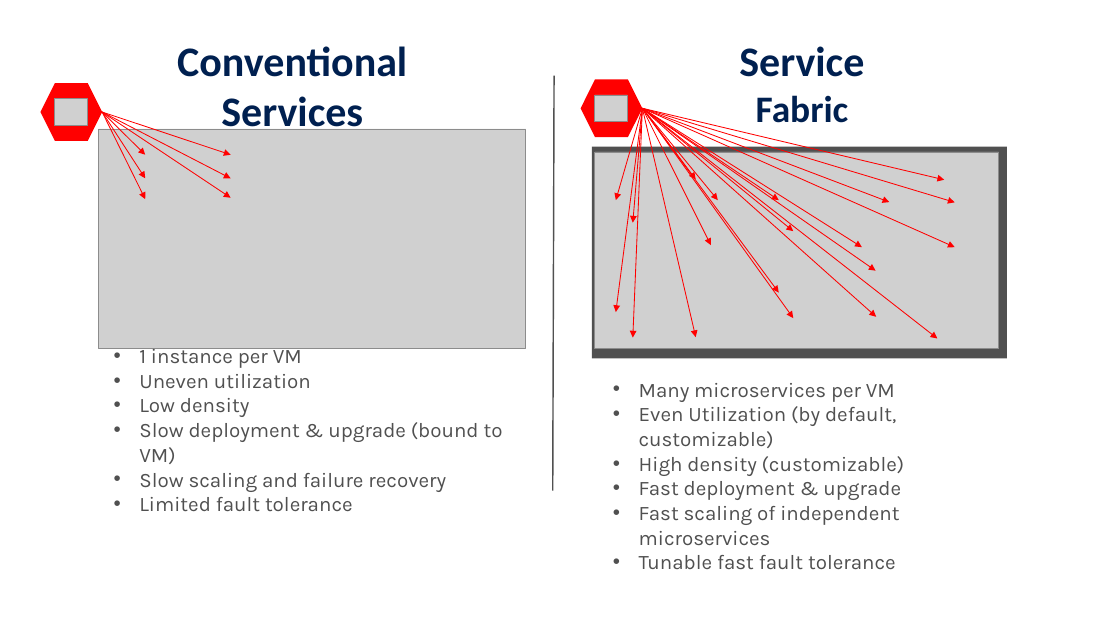
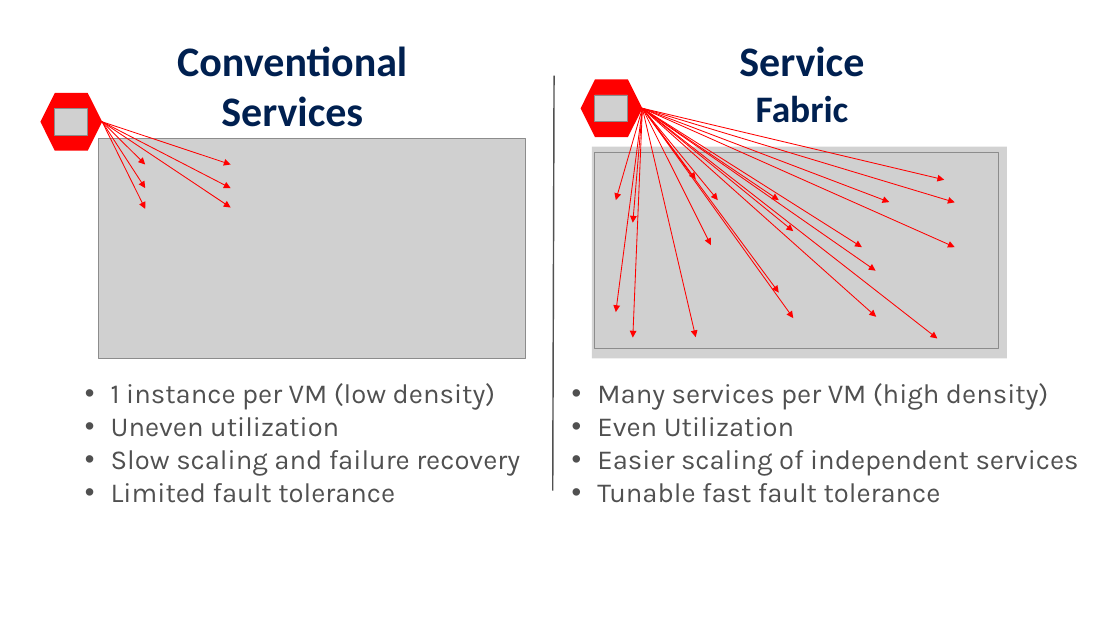
Before and after one commit to brentstineman/PersonalStuff, a slide deck: slide 10 of Presentations/Service Fabric/ServiceFabric Introduction.pptx. Drawn at 1120x630 pixels with LibreOffice and Linux fonts; fonts in the diff are those of the drawing; grey boxes stand for pictures. Boxes give left, top, right and bottom in pixels: in the first picture for what was removed or moved away, otherwise in the second. Text is boxed around its words. In the diff, an @@ line names an element or a change of style, - is before the commit and + after.

```diff
--- a/Presentations/Service Fabric/ServiceFabric Introduction.pptx
+++ b/Presentations/Service Fabric/ServiceFabric Introduction.pptx
@@ 6 arrows, 2 pictures, 1 hexagon: place and size @@
-6 arrows, 2 pictures, 1 hexagon at box(40, 83, 526, 349)
+6 arrows, 2 pictures, 1 hexagon at box(40, 93, 526, 358)
@@ rectangle at box(592, 147, 1007, 358): fill #505050 to #D2D2D2 @@
@@ text "1 instance per VM (low ...": place and size @@
-text "1 instance per VM (low ..." at box(139, 344, 503, 511)
+text "1 instance per VM (low ..." at box(111, 383, 520, 503)
@@ text at box(111, 383, 495, 410): text changed; size 18 to 24 pt @@
-  • 1 instance per VM
+  • 1 instance per VM (low density)
@@ text at box(597, 383, 1079, 476): text changed; size 18 to 24 pt @@
-  • Many microservices per VM
-  • Even Utilization (by default, customizable)
-  • High density (customizable)
-  • Fast deployment & upgrade
-  • Fast scaling of independent microservices
+• Many services per VM (high density)
+• Even Utilization
+• Easier scaling of independent services
@@ text at box(111, 417, 520, 503): size 18 to 24 pt in "Uneven utilization", "Slow scaling and failure recovery", "Limited fault tolerance" @@
@@ text at box(139, 398, 503, 464): paragraphs removed @@
-  • Low density
-  • Slow deployment & upgrade (bound to VM)
@@ text at box(597, 483, 941, 503): size 18 to 24 pt in "Tunable fast fault tolerance"; list level 2 to 1 in "Tunable fast fault tolerance" @@
```
Also in this commit, not shown: 10 other slides changed, 2 slides added, 5 slides removed.
